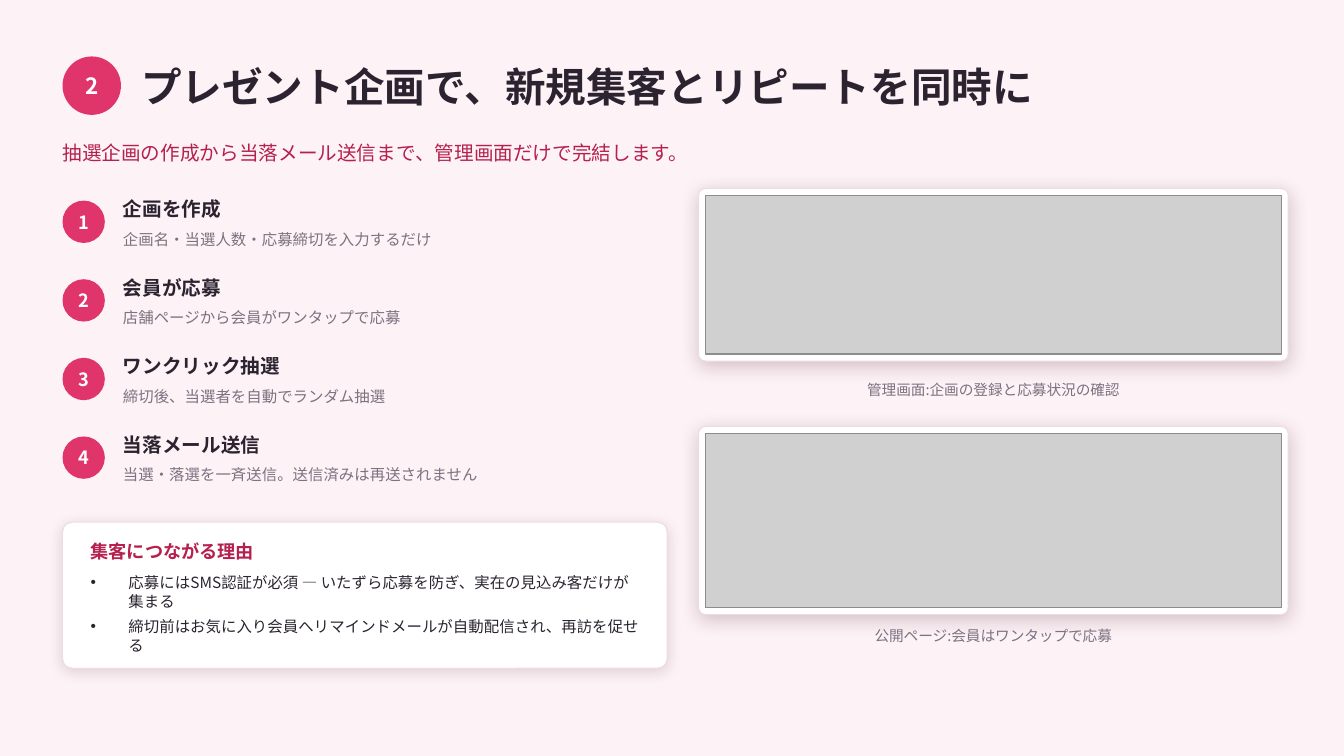
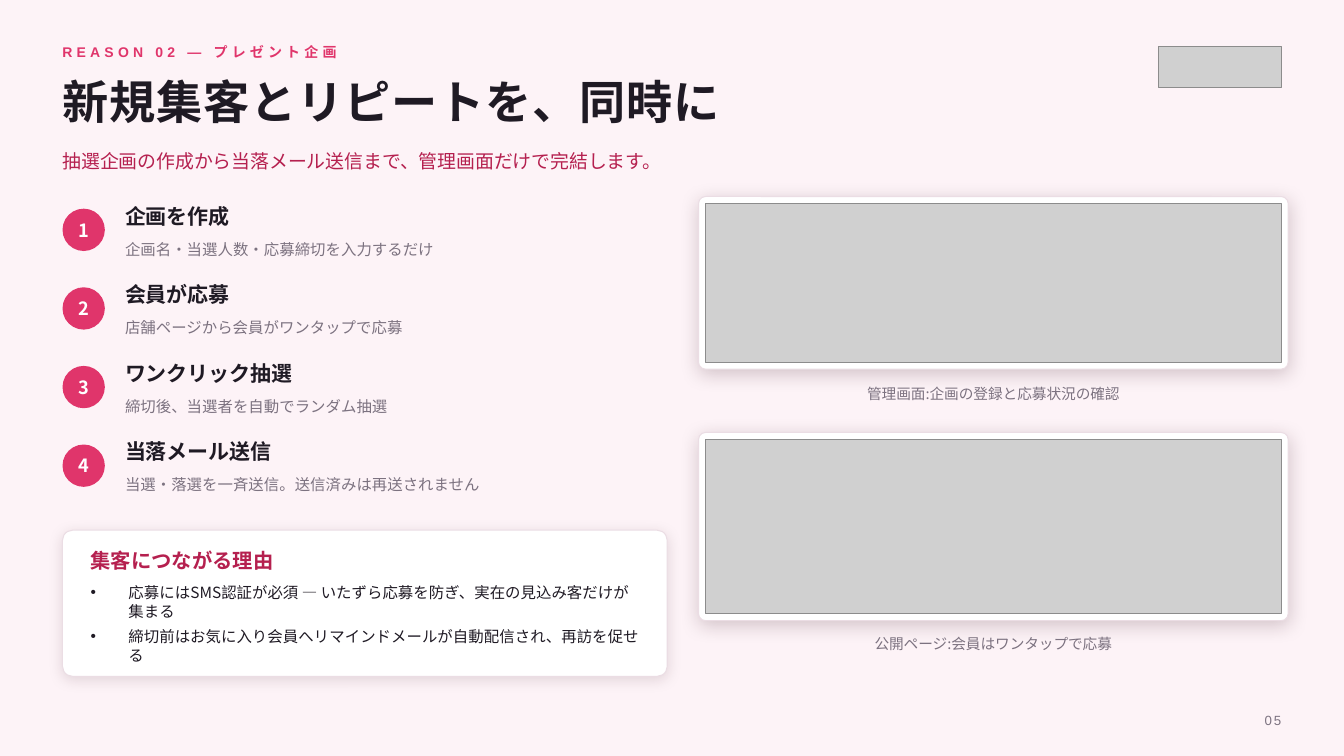
Before and after one commit to kanabun-git/ume, a slide deck: slide 5 of docs/fuzokuzero_sales_deck.pptx. Drawn at 1344x756 pixels with LibreOffice and Linux fonts; fonts in the diff are those of the drawing; grey boxes stand for pictures. Boxes give left, top, right and bottom in pixels: in the first picture for what was removed or moved away, otherwise in the second. Text is boxed around its words. In the diff, an @@ line names an element or a change of style, - is before the commit and + after.

```diff
--- a/docs/fuzokuzero_sales_deck.pptx
+++ b/docs/fuzokuzero_sales_deck.pptx
@@ background #FDF2F6 to #FDF3F7 @@
@@ text added at [62, 45, 337, 59], 10 pt, text #E0356B, bold @@
+REASON 02 — プレゼント企画
@@ ellipse removed at [63, 56, 121, 115] @@
@@ picture added at [1158, 46, 1281, 88] @@
@@ text at [62, 79, 719, 123]: text changed; size 29 to 33 pt; text colour #2B2430 to #1F1A24 @@
-プレゼント企画で、新規集客とリピートを同時に
+新規集客とリピートを、同時に
@@ text removed at [85, 77, 98, 94] @@
-2
@@ text "抽選企画の作成から当落メール送信まで、管理画面だけで完結します。": place and size @@
-text "抽選企画の作成から当落メール送信まで、管理画面だけで完結します。" at [62, 143, 688, 162]
+text "抽選企画の作成から当落メール送信まで、管理画面だけで完結します。" at [62, 152, 661, 170]
@@ text "抽選企画の作成から当落メール送信まで、管理画面だけで完結します。" at [62, 152, 661, 170]: size 14 to 13.5 pt; line spacing 1 to 1.2; vertical alignment middle to top @@
@@ 11 texts, 4 ellipses, 2 rounded rectangles, 1 picture: place and size @@
-11 texts, 4 ellipses, 2 rounded rectangles, 1 picture at [63, 189, 1289, 668]
+11 texts, 4 ellipses, 2 rounded rectangles, 1 picture at [63, 197, 1289, 677]
@@ outline #EDDCE4 0.75 pt to #EBDDE4 0.75 pt; shadow changed in 3 elements at [699, 433, 1289, 621], [63, 530, 667, 677], [699, 197, 1289, 369] @@
@@ size 14 to 15 pt, text colour #2B2430 to #1F1A24 in 4 elements at [125, 206, 230, 226], [125, 284, 230, 304], [125, 363, 293, 383], [125, 441, 272, 461] @@
@@ 1 text, 1 picture, 1 rounded rectangle: place and size @@
-1 text, 1 picture, 1 rounded rectangle at [699, 382, 1289, 615]
+1 text, 1 picture, 1 rounded rectangle at [699, 386, 1289, 621]
@@ text "集客につながる理由" at [91, 550, 274, 570]: size 13 to 14.5 pt @@
@@ text "応募にはSMS認証が必須 — いたずら応募を防ぎ、実在の見込み客だけが集まる" at [128, 585, 638, 662]: text colour #2B2430 to #1F1A24 @@
@@ text added at [1265, 716, 1282, 725], 9.5 pt, text #7C7280 @@
+05
```
Also in this commit, not shown: 13 other slides changed, 8 other files.
